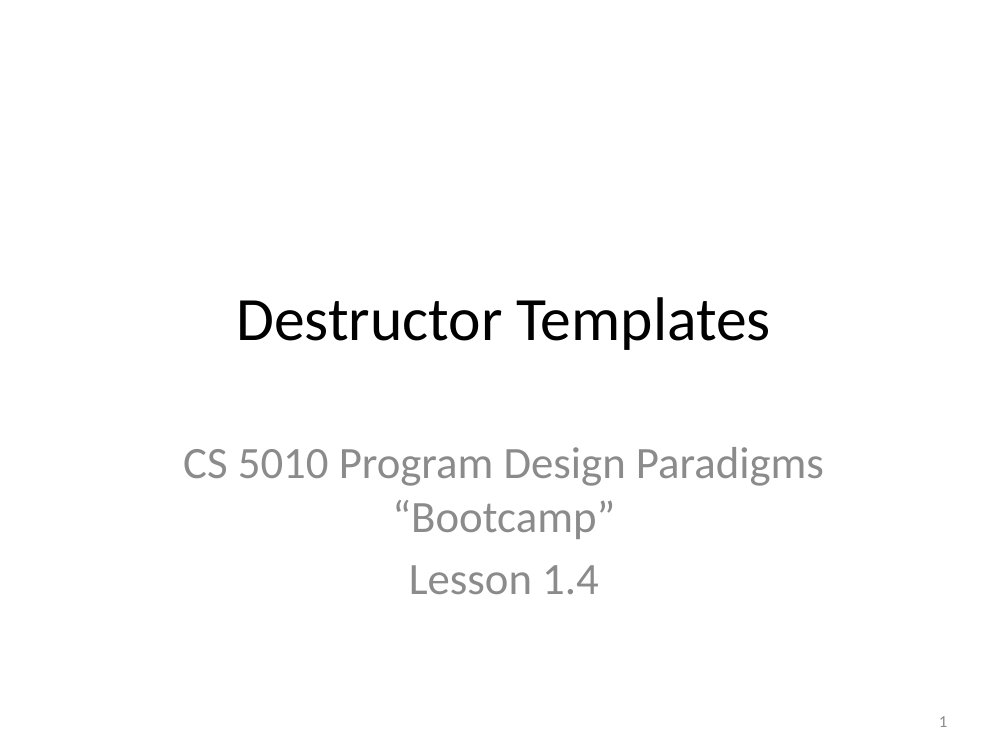
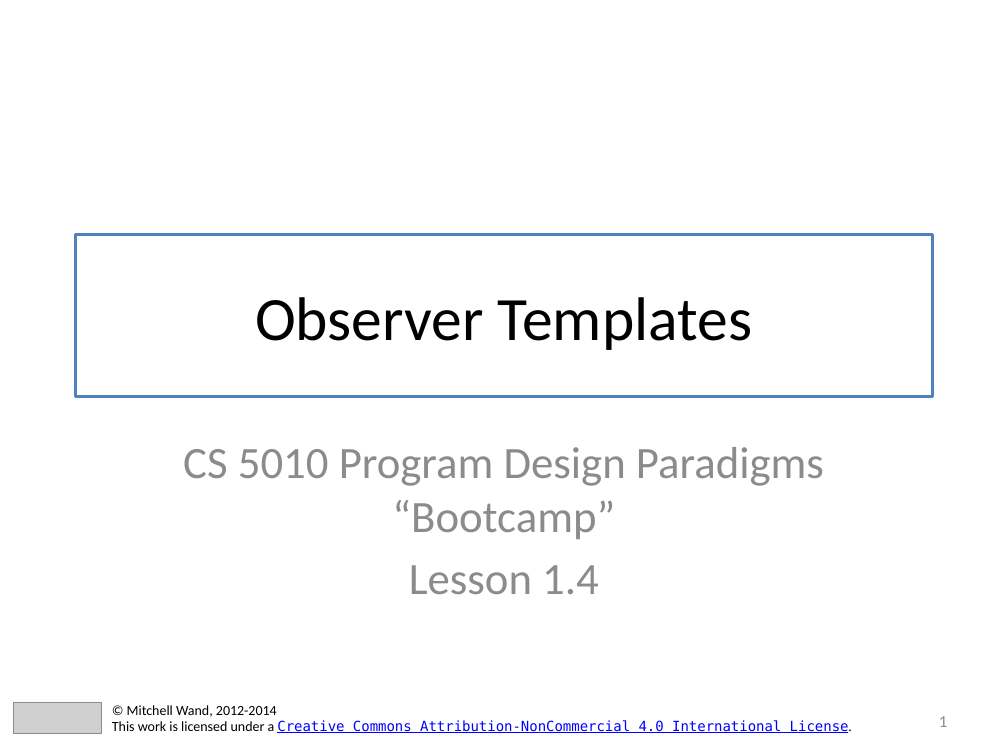
Before and after one commit to mwand/cs5010f16, a slide deck: slide 1 of Slides/Lesson 1.4 Templates.pptx. Drawn at 1008x756 pixels with LibreOffice and Linux fonts; fonts in the diff are those of the drawing; grey boxes stand for pictures. Boxes give left, top, right and bottom in pixels: in the first picture for what was removed or moved away, otherwise in the second. Text is boxed around its words. In the diff, an @@ line names an element or a change of style, - is before the commit and + after.

```diff
--- a/Slides/Lesson 1.4 Templates.pptx
+++ b/Slides/Lesson 1.4 Templates.pptx
@@ title "Observer Templates": place and size @@
-title "Observer Templates" at [236, 297, 770, 350]
+title "Observer Templates" at [76, 235, 932, 397]
@@ title "Observer Templates" at [76, 235, 932, 397]: outline none to #4F81BD 2.25 pt @@
@@ title at [255, 297, 752, 350]: text changed @@
-Destructor Templates
+Observer Templates
@@ picture added at [13, 703, 102, 734] @@
@@ text added at [112, 705, 852, 733], 10 pt, text #0000FF, underline @@
+© Mitchell Wand, 2012-2014
+This work is licensed under a Creative Commons Attribution-NonCommercial 4.0 International License.
```
Also in this commit, not shown: 5 other slides changed, 44 other files.
